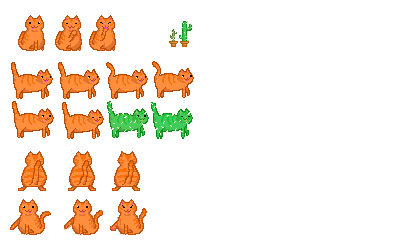
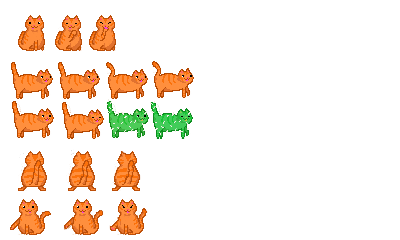
Layers edited between the first and the second 400 × 240 image:
removed group "cactus sec copie" (7 layers) over (178, 21, 193, 47)
removed layer "épines cac up" from group "cactus sec copie" over (178, 21, 193, 41)
removed layer "ombres cac up" from group "cactus sec copie" over (180, 22, 190, 41)
removed layer "contour cac up" from group "cactus sec copie" over (179, 21, 192, 41)
removed layer "Chaire cac up" from group "cactus sec copie" over (180, 22, 191, 41)
removed layer "contour pot cac" (1st of 2, in "cactus sec copie") from group "cactus sec copie" over (180, 41, 189, 47)
removed layer "ombre pot cac" (1st of 2, in "cactus sec copie") from group "cactus sec copie" over (181, 42, 185, 46)
removed layer "fond pot cac" (1st of 2, in "cactus sec copie") from group "cactus sec copie" over (181, 41, 188, 46)
removed group "cactus sec" (6 layers) over (169, 29, 178, 47)
removed layer "épines cac sec" from group "cactus sec" over (170, 29, 176, 40)
removed layer "cac sec contour" from group "cactus sec" over (170, 29, 177, 41)
removed layer "cac sec" from group "cactus sec" over (170, 29, 177, 41)
removed layer "contour pot cac" (2nd of 2, in "cactus sec") from group "cactus sec" over (169, 41, 178, 47)
removed layer "ombre pot cac" (2nd of 2, in "cactus sec") from group "cactus sec" over (170, 42, 174, 46)
removed layer "fond pot cac" (2nd of 2, in "cactus sec") from group "cactus sec" over (170, 41, 177, 46)
